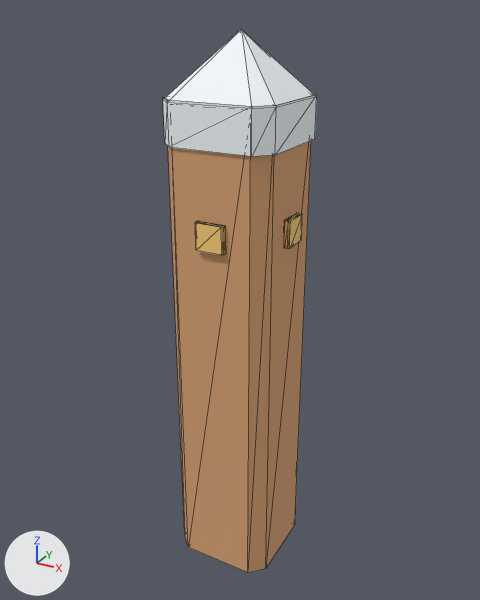
What one commit did to the OBJ model HavenlineGodot/assets/t03_boundary_v2/gate_post.obj.
Both versions are drawn from a camera (50 mm lens) standing at (0.861, -1.567, 1.649) and looking at (-0.012, 0.021, 0.855). The axes (+X, +Y, +Z) are drawn at lower left. The lights are the same throughout. The older version comes first. Mesh edges are drawn as thin lines. Where no turn or scale is listed for an object, it has been applied to the vertices. Vertices at exactly the same position are counted once.

Objects in the first picture: 'gate_post'.
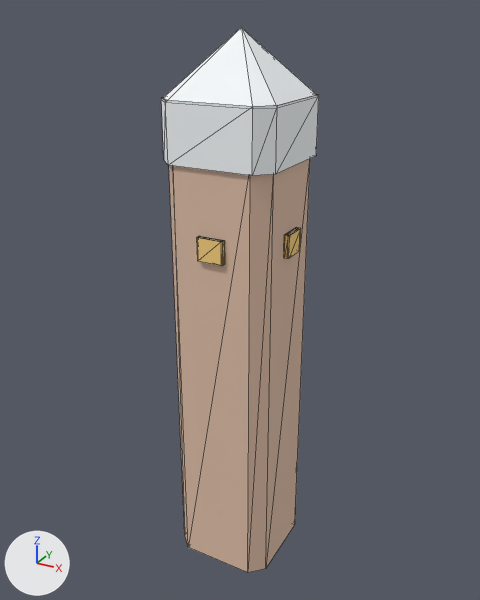
Changed parts and their boxes [x1, y1, x2, y2] in the pictures (480 x 600 px; the box of a moved part takes in the faces that stretch with it):
'gate_post', recoloured, reshaped (orange to beige): before [163, 30, 317, 573]; after [161, 27, 319, 573]
part 1 of me_gate_post, moved or reshaped: before [195, 221, 226, 255]; after [197, 236, 225, 266]
part 2 of me_gate_post, moved or reshaped: before [284, 213, 302, 249]; after [284, 227, 301, 259]
part 3 of me_gate_post, moved or reshaped: before [163, 95, 317, 573]; after [161, 95, 319, 573]

The edits, one by one:
Material 'timber' (mat_timber) changes colour from beige #daa476 to beige #e2c0aa; in linear values from (0.7, 0.37, 0.18) to (0.76, 0.53, 0.4).
me_gate_post is used by ob_gate_post; location (0.0, 0.0, 0.0).
Before the commit, vertices of me_gate_post: 2 (-0.11, 0.16, 1.43), 3 (0.11, 0.16, 1.43), 5 (0.16, 0.11, 1.43), 7 (0.16, -0.11, 1.43), 9 (0.11, -0.15, 1.43) at pixel (250, 110).
Before the commit, vertices of me_gate_post: 11 (-0.11, -0.15, 1.43), 13 (-0.16, -0.11, 1.43), 15 (-0.16, 0.11, 1.43), 16 (-0.12, 0.17, 1.33), 17 (0.12, 0.17, 1.33).
Before the commit, vertices of me_gate_post: 20 (0.16, 0.13, 1.33) at pixel (314, 139), 22 (0.16, -0.12, 1.33) at pixel (275, 155), 24 (0.12, -0.16, 1.33) at pixel (251, 156), 26 (-0.12, -0.16, 1.33) at pixel (169, 147), 28 (-0.16, -0.12, 1.33) at pixel (164, 143).
Before the commit, vertices of me_gate_post: 30 (-0.16, 0.13, 1.33).
me_gate_post had 105 vertices, 176 faces and spanned x -0.17..0.17, y -0.17..0.17, z 0.0..1.6.
me_gate_post now has 105 vertices, 176 faces and spans x -0.17..0.17, y -0.17..0.17, z 0.0..1.61.
me_gate_post part 1: the loose piece of 16 vertices spanning x -0.04..0.04, y -0.17..-0.15, z 1.07..1.14 is moved by (0.0, 0.0, -0.04).
me_gate_post part 2: the loose piece of 16 vertices spanning x 0.15..0.17, y -0.04..0.04, z 1.07..1.14 is moved by (0.0, 0.0, -0.04).
Part 3, on me_gate_post:
Vertices 2, 3, 5, 7, 9, 11, 13, 15 of me_gate_post move by (0.0, 0.0, -0.12).
Vertices 16, 17, 20, 22, 24, 26, 28, 30 of me_gate_post move by (0.0, 0.0, -0.05).
Other edits to the shape of me_gate_post do not show in these pictures.
